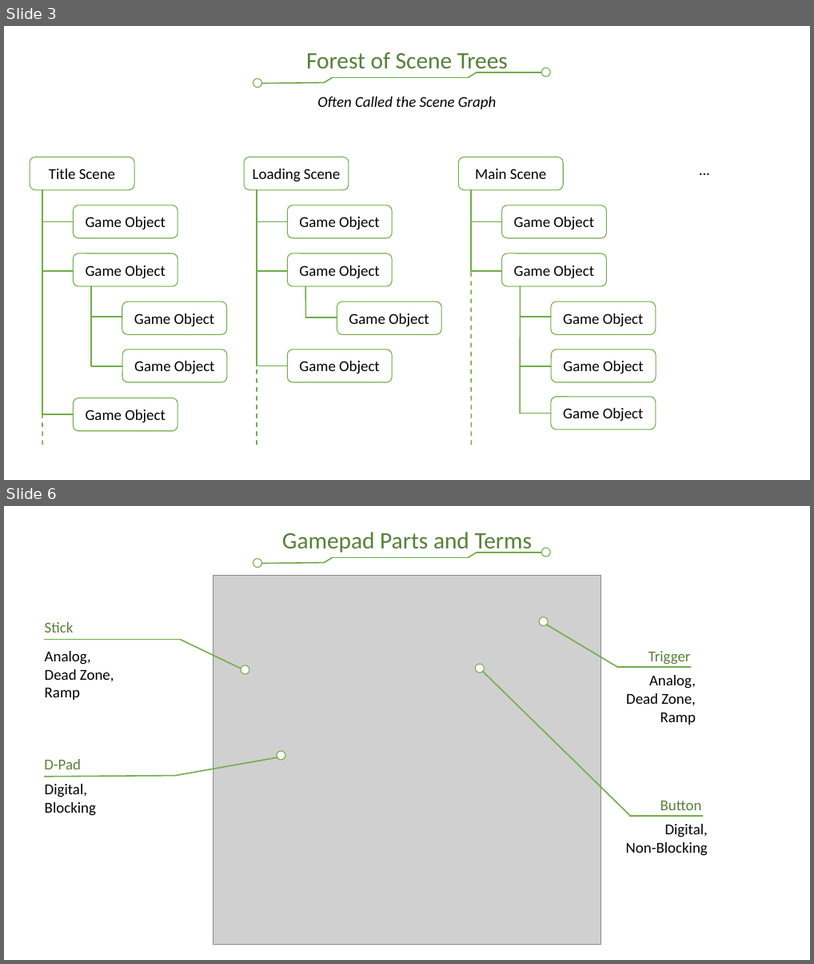
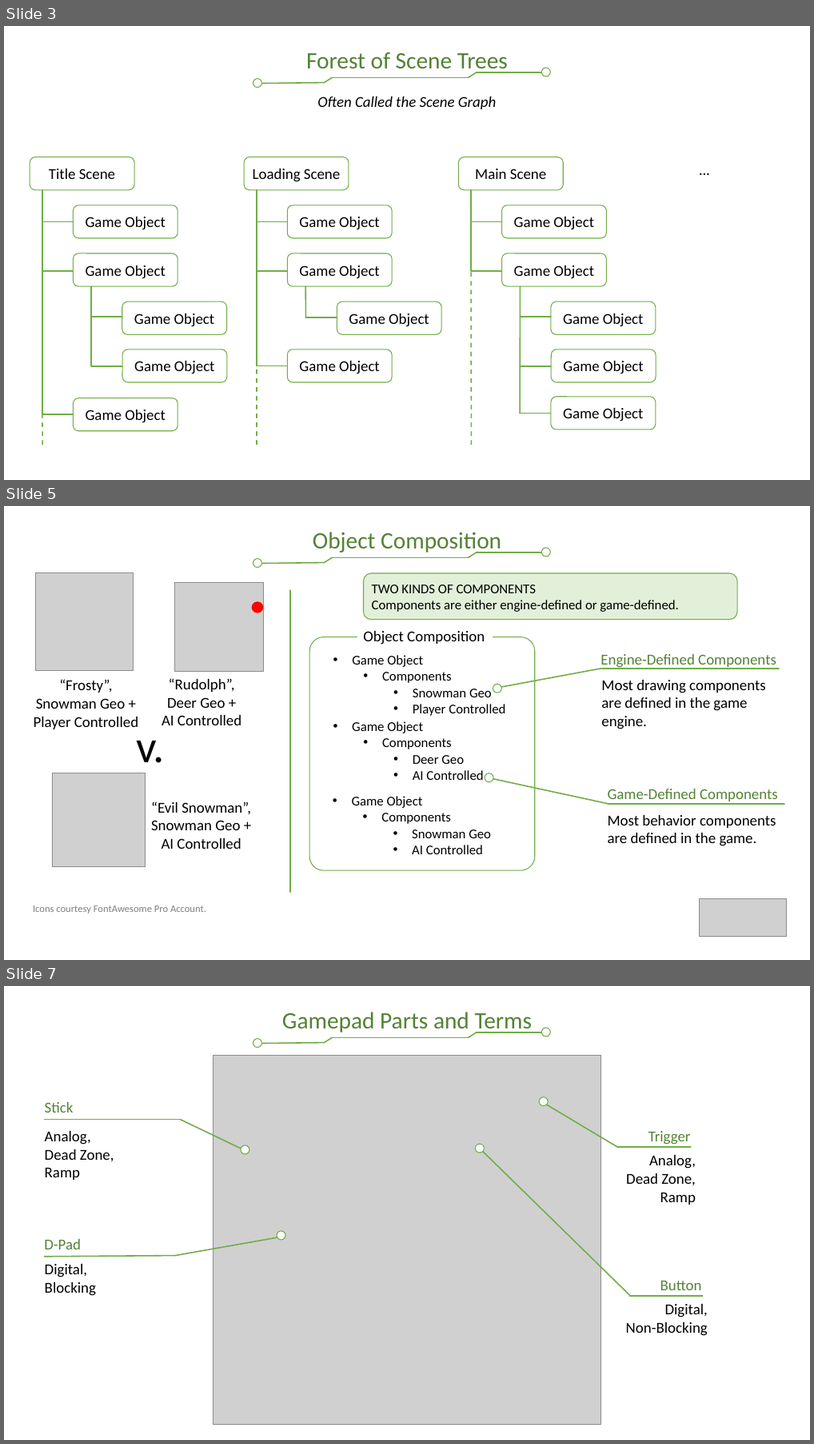
Before and after one commit to annadrewnewby/ChoGath, a slide deck: Course Notes/GamPartsAndTerms.pptx. Shown one above the other, each under a label of ours: slides 3 and 6 before the commit, slides 3, 5 and 7 after it; the slides between them are not shown. The pictures are 814x964 and 814x1444 pixels, drawn with LibreOffice and Linux fonts; fonts in the diff are those of the drawing; grey boxes stand for pictures. Boxes give left, top, right and bottom in pixels: in the first picture for what was removed or moved away, otherwise in the second. Text is boxed around its words. In the diff, an @@ line names an element or a change of style, - is before the commit and + after.

Commit message:
Add Components Slide

```diff
--- a/Course Notes/GamPartsAndTerms.pptx
+++ b/Course Notes/GamPartsAndTerms.pptx
@@ slide 5 added at <box>4,506,810,960</box>, background #FFFFFF @@
@@ text added at <box>313,532,502,555</box>, 28 pt, text #548235 @@
+Object Composition
@@ group added at <box>254,548,551,568</box>: 5 lines, 2 ellipses @@
@@ picture added at <box>35,573,134,671</box> @@
@@ rounded rectangle added at <box>364,573,738,619</box>, fill #E2F0D9, outline #70AD47 1 pt, 16 pt, text #000000 @@
+TWO KINDS OF COMPONENTS
+Components are either engine-defined or game-defined.
@@ picture added at <box>174,582,263,671</box> @@
@@ line added from (290, 590) to (290, 892), #70AD47 1.5 pt @@
@@ ellipse added at <box>252,602,263,613</box>, fill #FF0000, outline #FF0000 1 pt @@
@@ rounded rectangle added at <box>310,636,536,870</box>, outline #70AD47 1 pt @@
@@ text added at <box>363,631,485,644</box>, 18 pt, text #000000 @@
+Object Composition
@@ text added at <box>352,655,506,716</box>, 16 pt, text #000000 @@
+• Game Object
+  • Components
+    • Snowman Geo
+    • Player Controlled
@@ line added from (602, 668) to (498, 688), #70AD47 1.5 pt @@
@@ text added at <box>601,654,777,668</box>, 18 pt, text #548235 @@
+Engine-Defined Components
@@ line added from (602, 668) to (779, 668), #70AD47 1.5 pt @@
@@ text added at <box>34,679,138,729</box>, 18 pt, text #000000 @@
+“Frosty”,
+Snowman Geo +
+Player Controlled
@@ text added at <box>162,678,242,725</box>, 18 pt, text #000000 @@
+“Rudolph”,
+Deer Geo +
+AI Controlled
@@ ellipse added at <box>494,684,502,693</box>, fill #FFFFFF, outline #70AD47 1 pt @@
@@ text added at <box>602,680,766,729</box>, 18 pt, text #000000 @@
+Most drawing components are defined in the game engine.
@@ text added at <box>352,721,483,780</box>, 16 pt, text #000000 @@
+• Game Object
+  • Components
+    • Deer Geo
+    • AI Controlled
@@ text added at <box>136,724,164,773</box>, 54 pt, text #000000 @@
+v.
@@ picture added at <box>52,772,145,866</box> @@
@@ ellipse added at <box>485,772,494,782</box>, fill #FFFFFF, outline #70AD47 1 pt @@
@@ line added from (608, 804) to (486, 777), #70AD47 1.5 pt @@
@@ text added at <box>608,788,778,804</box>, 18 pt, text #548235 @@
+Game-Defined Components
@@ text added at <box>151,801,251,848</box>, 18 pt, text #000000 @@
+“Evil Snowman”,
+Snowman Geo +
+AI Controlled
@@ text added at <box>352,796,491,854</box>, 16 pt, text #000000 @@
+• Game Object
+  • Components
+    • Snowman Geo
+    • AI Controlled
@@ line added from (608, 804) to (785, 804), #70AD47 1.5 pt @@
@@ text added at <box>608,815,777,846</box>, 18 pt, text #000000 @@
+Most behavior components are defined in the game.
@@ text added at <box>33,905,206,913</box>, 12 pt, text #808080 @@
+Icons courtesy FontAwesome Pro Account.
@@ picture added at <box>700,899,787,936</box> @@
@@ what was slide 6 is now slide 7 @@
```
Also in this commit, not shown: 1 slide changed.
